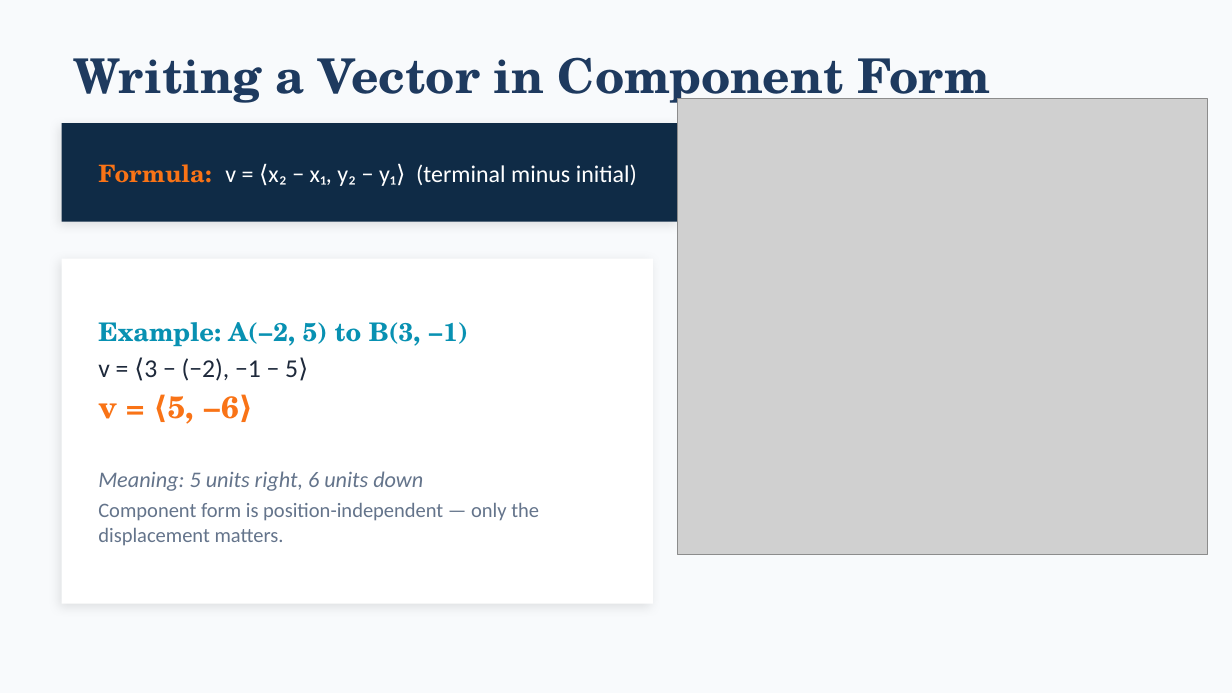
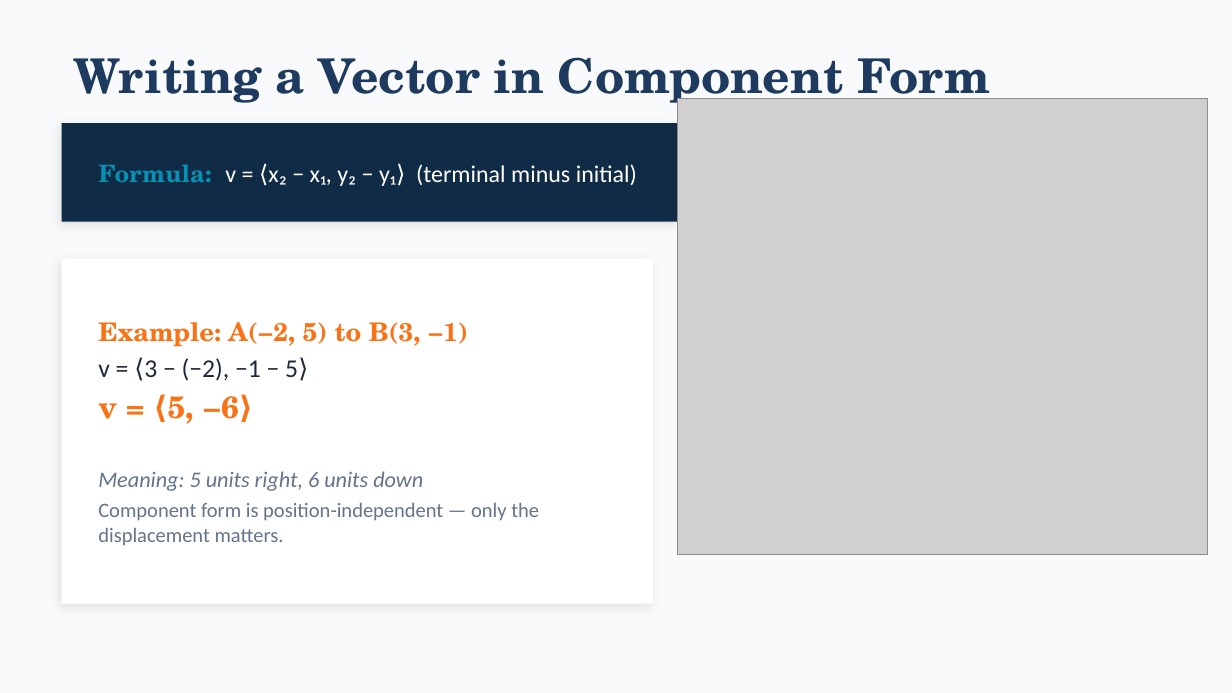
Before and after one commit to andrewhvolk/andrewhvolk.github.io, a slide deck: slide 5 of slides/Math130Unit3D.pptx. Drawn at 1232x693 pixels with LibreOffice and Linux fonts; fonts in the diff are those of the drawing; grey boxes stand for pictures. Boxes give left, top, right and bottom in pixels: in the first picture for what was removed or moved away, otherwise in the second. Text is boxed around its words. In the diff, an @@ line names an element or a change of style, - is before the commit and + after.

```diff
--- a/slides/Math130Unit3D.pptx
+++ b/slides/Math130Unit3D.pptx
@@ text "Formula: v = ⟨x₂ − ..." at (x1=98, y1=164, x2=637, y2=186): text colour #F97316 to #0891B2 in "Formula:" @@
@@ text at (x1=98, y1=322, x2=468, y2=347): text colour #0891B2 to #F97316 in "Example: A(−2, 5) to B(3, −1)" @@
```
Also in this commit, not shown: 2 other slides changed, 2 other files.
